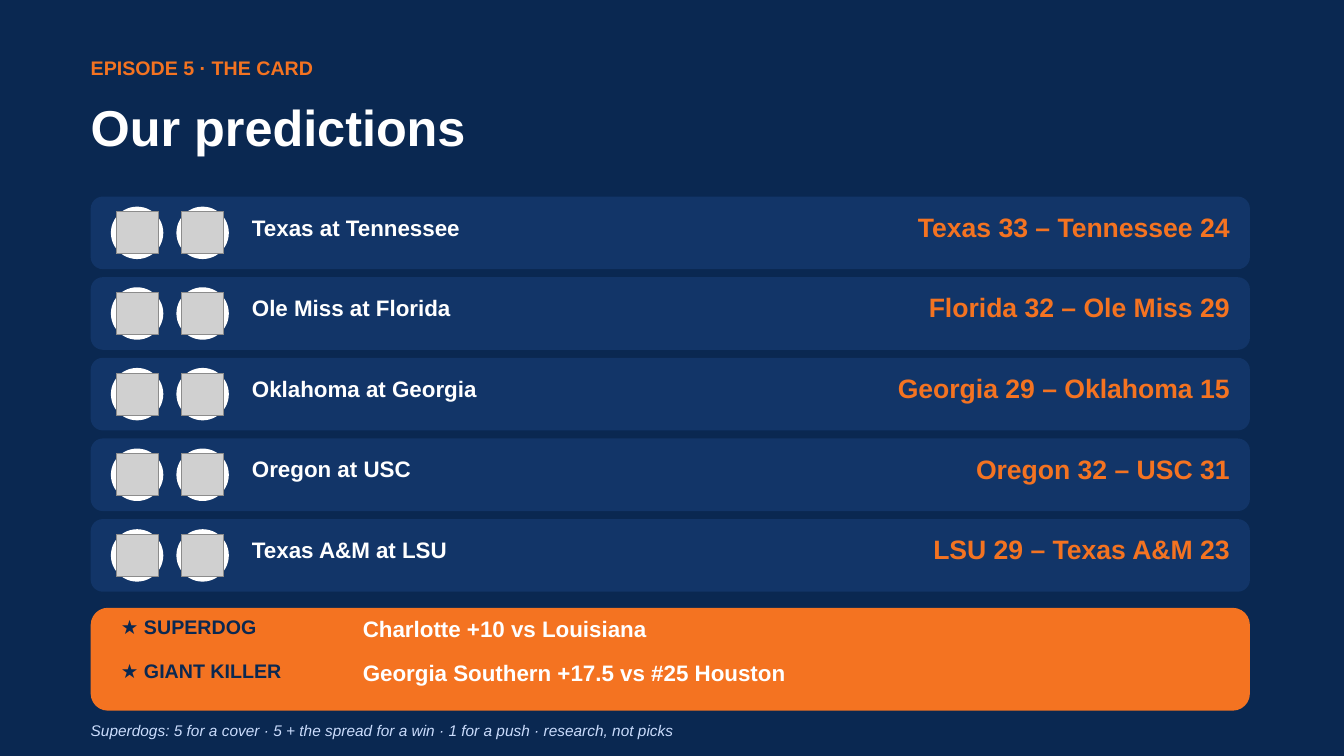
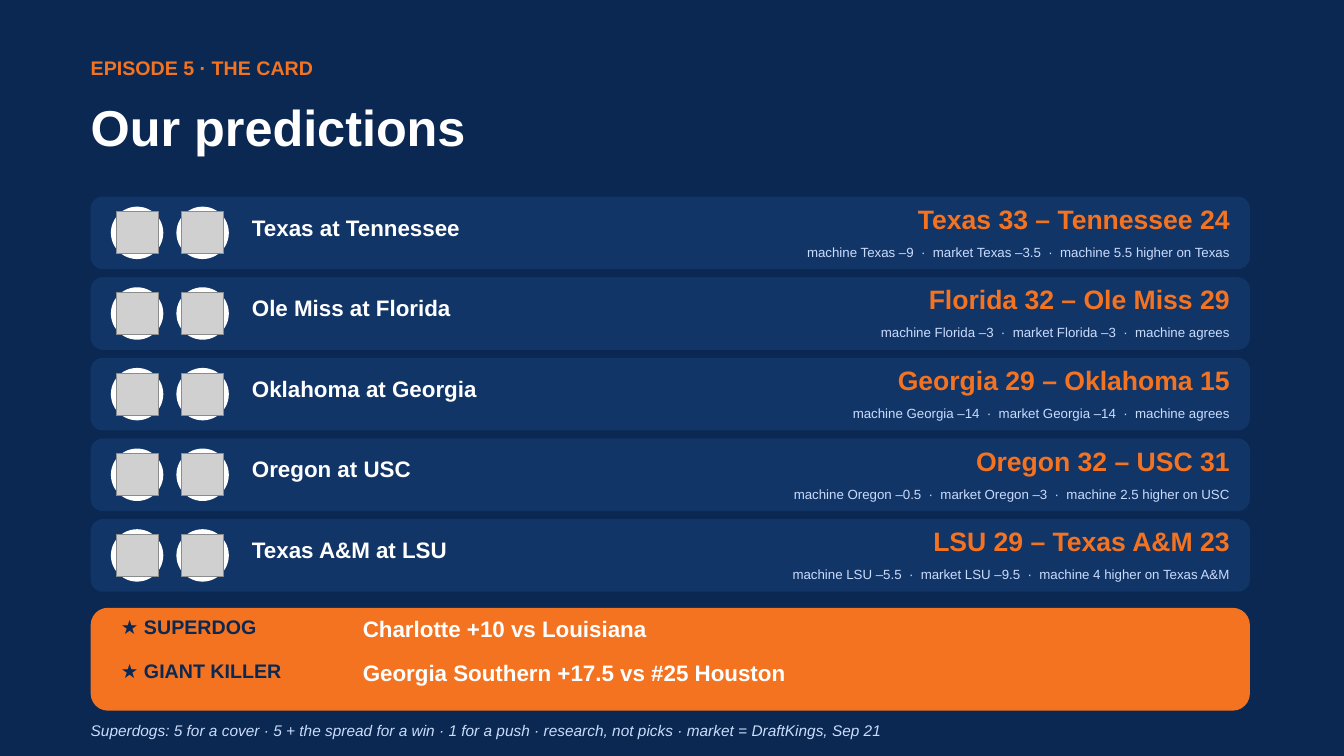
Before and after one commit to lucasalvarezflorida-lab/ncaa-fbs-analytics, a slide deck: slide 21 of decks/2026_Week4_Episode5.pptx. Drawn at 1344x756 pixels with LibreOffice and Linux fonts; fonts in the diff are those of the drawing; grey boxes stand for pictures. Boxes give left, top, right and bottom in pixels: in the first picture for what was removed or moved away, otherwise in the second. Text is boxed around its words. In the diff, an @@ line names an element or a change of style, - is before the commit and + after.

```diff
--- a/decks/2026_Week4_Episode5.pptx
+++ b/decks/2026_Week4_Episode5.pptx
@@ text added at (807, 247, 1230, 260), 9.5 pt, text #CADCFC @@
+machine Texas –9 · market Texas –3.5 · machine 5.5 higher on Texas
@@ text added at (881, 327, 1230, 340), 9.5 pt, text #CADCFC @@
+machine Florida –3 · market Florida –3 · machine agrees
@@ text added at (853, 408, 1230, 421), 9.5 pt, text #CADCFC @@
+machine Georgia –14 · market Georgia –14 · machine agrees
@@ text added at (794, 489, 1229, 502), 9.5 pt, text #CADCFC @@
+machine Oregon –0.5 · market Oregon –3 · machine 2.5 higher on USC
@@ 5 texts: place and size @@
-5 texts at (898, 218, 1230, 560)
+5 texts at (898, 210, 1230, 552)
@@ text added at (793, 569, 1230, 582), 9.5 pt, text #CADCFC @@
+machine LSU –5.5 · market LSU –9.5 · machine 4 higher on Texas A&M
@@ text at (91, 725, 881, 739): text changed @@
-Superdogs: 5 for a cover · 5 + the spread for a win · 1 for a push · research, not picks
+Superdogs: 5 for a cover · 5 + the spread for a win · 1 for a push · research, not picks · market = DraftKings, Sep 21
```
Also in this commit, not shown: 1 other file.
